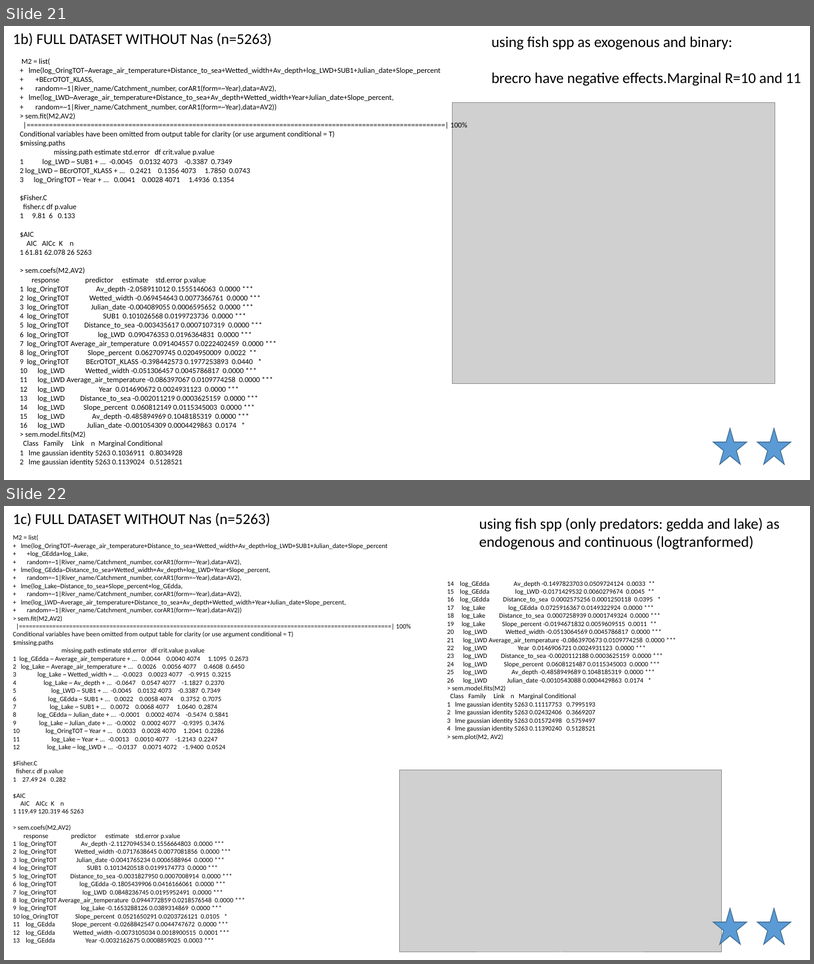
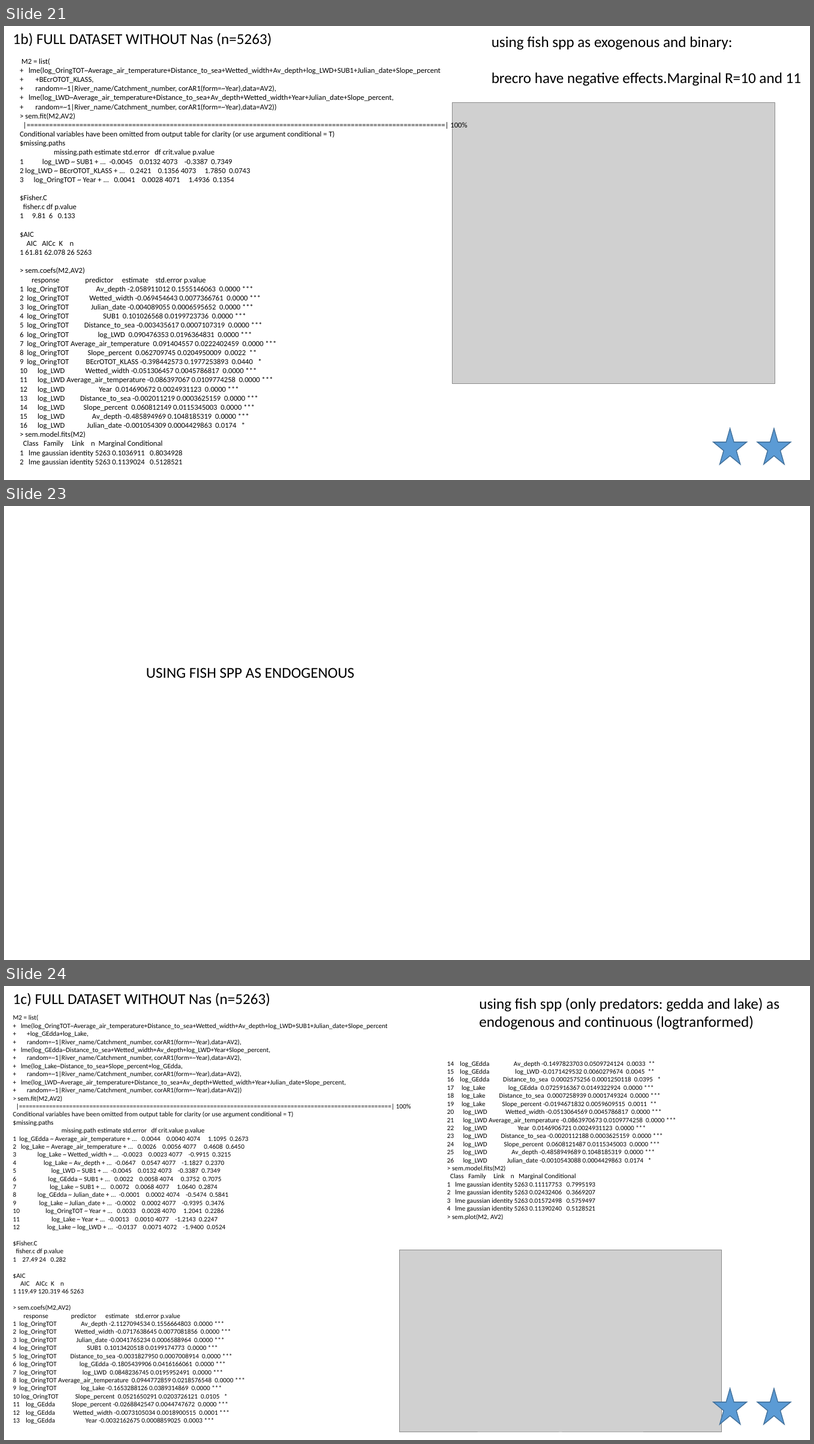
Before and after one commit to SerenaDonadi/Dod-ved, a slide deck: Electrofish data/LWD_analyses.pptx. Shown one above the other, each under a label of ours: slides 21 and 22 before the commit, slides 21, 23 and 24 after it; the slides between them are not shown. The pictures are 814x964 and 814x1444 pixels, drawn with LibreOffice and Linux fonts; fonts in the diff are those of the drawing; grey boxes stand for pictures. Boxes give left, top, right and bottom in pixels: in the first picture for what was removed or moved away, otherwise in the second. Text is boxed around its words. In the diff, an @@ line names an element or a change of style, - is before the commit and + after.

```diff
--- a/Electrofish data/LWD_analyses.pptx
+++ b/Electrofish data/LWD_analyses.pptx
@@ slide 23 added at box(4, 506, 810, 960), background #FFFFFF @@
@@ text added at box(146, 667, 355, 678), 18 pt, text #000000 @@
+USING FISH SPP AS ENDOGENOUS
@@ what was slide 22 is now slide 24 @@
```
Also in this commit, not shown: 6 slides changed, 1 other slide added, 1 other file.
